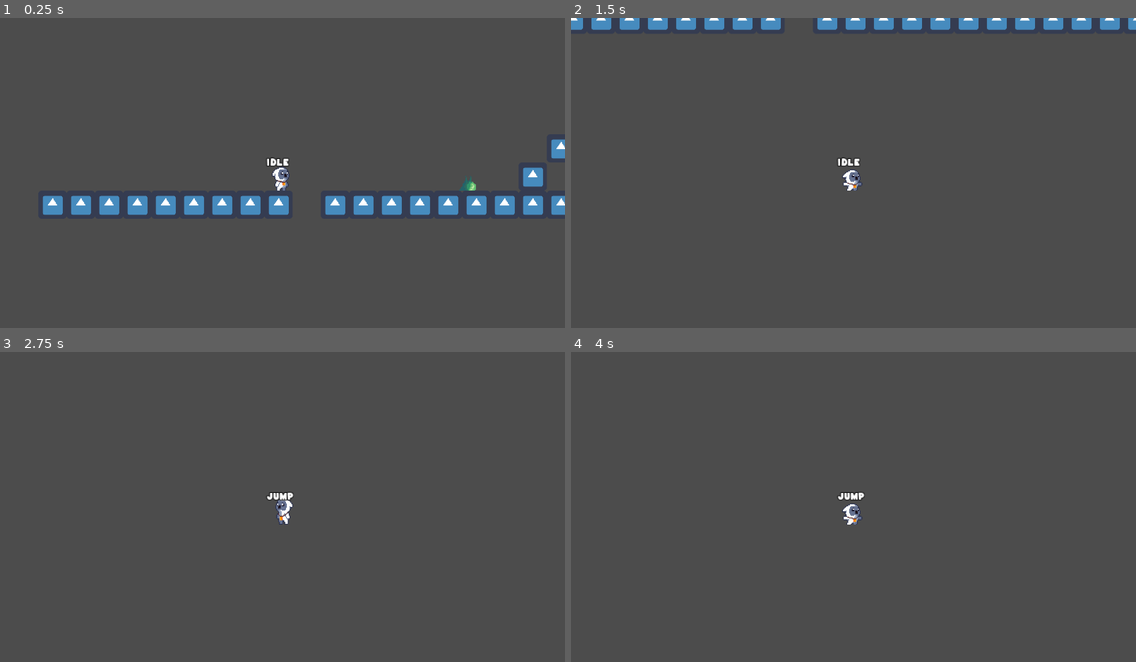
Above: before the commit, frames 1-4 (two rows, left to right).
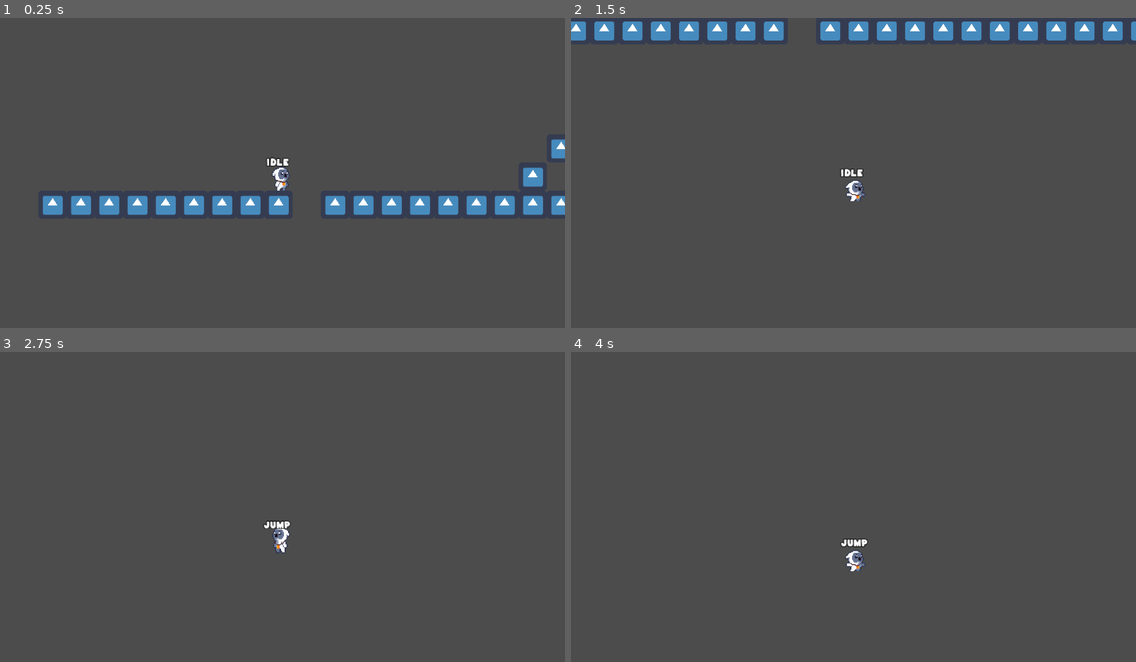
Above: after the commit, the same moments.

Repository: tnp2004/Game2D-ComputerProject
Game: Godot game, scene res://Stages/World.tscn
Two runs of this game, one before a commit and one after it. Both use one fixed random seed, a clock stepped at 60 frames per second and the inputs below. The engine's default icon, where the game draws it, is replaced by a stand-in: a white triangle on a blue panel in a dark square.
Inputs (mouse positions are in pixels of both pictures, inside the frame that each line leads up to):
- Up to frame 1 (0.25 s): no input
- Up to frame 2 (1.5 s): move the mouse to (977, 160) at 0.52 s; hold Right (ui_right) from 0.53 s (still down); click (977, 160) at 0.6 s; tap Up (ui_up) at 0.77 s; move the mouse to (740, 191) at 1.27 s; click (740, 191) at 1.35 s
- Up to frame 3 (2.75 s): tap Up (ui_up) at 1.52 s; move the mouse to (339, 441) at 2.02 s; release Right (ui_right) at 2.03 s; hold Left (ui_left) from 2.03 s (still down); click (339, 441) at 2.1 s
- Up to frame 4 (4 s): move the mouse to (825, 575) at 2.77 s; release Left (ui_left) at 2.78 s; hold Right (ui_right) from 2.78 s (still down); click (825, 575) at 2.85 s; tap Up (ui_up) at 3.02, 3.77 s; move the mouse to (1023, 556) at 3.52 s; click (1023, 556) at 3.6 s

The runs differ from the first frame. In frame 1, less than 0.1% of the frame differs, in the area x 81-85%, y 50-56%; in frame 2, 4.3%, in the area x 0-100%, y 0-60%; in frame 3, 0.5%; in frame 4, 0.5%.

Commit message:
Slime debug
- when dead cant attack Slime
- slime effect attack hidden when state
  is not "attack"

Diff:
--- a/Characters/Owlet.tscn
+++ b/Characters/Owlet.tscn
@@ -965,6 +965,8 @@
 
 [node name="Camera2D" type="Camera2D" parent="."]
 current = true
+smoothing_enabled = true
+smoothing_speed = 25.0
 
 [node name="currentState" type="Label" parent="."]
 margin_left = -18.0
--- a/Enemies/Slime.gd
+++ b/Enemies/Slime.gd
@@ -46,6 +46,10 @@
 var isChase = false
 var direction = 1
 var is_turn_around_cooldown = false
+
+func hide_attack_effect():
+	if $AnimationPlayer.current_animation != "attack":
+		$effect.visible = false
 
 func get_player_node():
 	for i in get_tree().current_scene.get_children():
--- a/Enemies/Slime.tscn
+++ b/Enemies/Slime.tscn
@@ -365,6 +365,18 @@
 "transitions": PoolRealArray( 1 ),
 "update": 1,
 "values": [ false ]
+}
+tracks/4/type = "value"
+tracks/4/path = NodePath("CollisionShape2D:disabled")
+tracks/4/interp = 1
+tracks/4/loop_wrap = true
+tracks/4/imported = false
+tracks/4/enabled = true
+tracks/4/keys = {
+"times": PoolRealArray( 0.1 ),
+"transitions": PoolRealArray( 1 ),
+"update": 1,
+"values": [ true ]
 }
 
 [sub_resource type="Animation" id=30]
--- a/Enemies/Slime_FSM.gd
+++ b/Enemies/Slime_FSM.gd
@@ -16,6 +16,7 @@
 		parent.turn_around()
 		parent.walk_around()
 		parent.isFlip()
+		parent.hide_attack_effect()
 
 func _get_transition() -> int:
 	match state:
--- a/Stages/World.tscn
+++ b/Stages/World.tscn
@@ -43,4 +43,4 @@
 tile_data = PoolIntArray( -131066, 0, 0, -131065, 0, 0, -65531, 0, 0, -65528, 0, 0, 65524, 0, 0, 65525, 0, 0, 65526, 0, …(298 unchanged characters)…
 
 [node name="Slime" parent="." instance=ExtResource( 3 )]
-position = Vector2( 180, -28 )
+position = Vector2( 682, -26 )
Binary file added: Enemies-Sprite/Crab/CrabComplete.gif
Binary file added: Enemies-Sprite/Crab/Crab_Ability.png
Not shown, added: Enemies-Sprite/Crab/Crab_Ability.png.import
Binary file added: Enemies-Sprite/Crab/Crab_AttackA.png
Not shown, added: Enemies-Sprite/Crab/Crab_AttackA.png.import
Binary file added: Enemies-Sprite/Crab/Crab_AttackA_FX.png
Not shown, added: Enemies-Sprite/Crab/Crab_AttackA_FX.png.import
Binary file added: Enemies-Sprite/Crab/Crab_AttackB.png
Not shown, added: Enemies-Sprite/Crab/Crab_AttackB.png.import
Binary file added: Enemies-Sprite/Crab/Crab_AttackB_FX.png
Not shown, added: Enemies-Sprite/Crab/Crab_AttackB_FX.png.import
Binary file added: Enemies-Sprite/Crab/Crab_AttackC.png
(and 14 more such lines)
